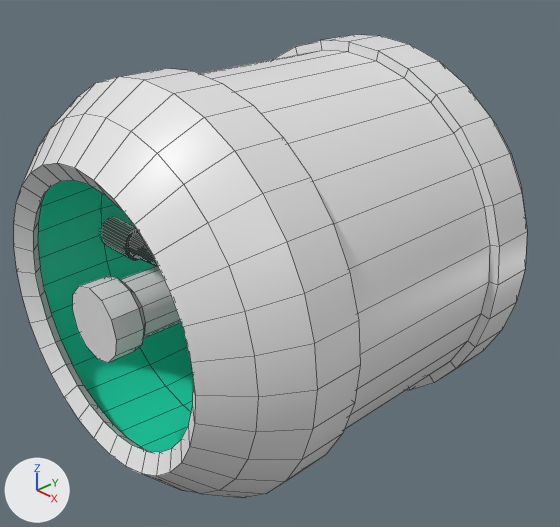
The Blender file models/station/station_habitat_large.blend as it was, and as the next commit left it.
Before and after are seen from a 50 mm camera at (4.87, -6.59, 3.14) aimed at (0.06, -2.02, -0.11). Arrows for +X, +Y and +Z are at lower left; the lights stay in place. Mesh edges are drawn as thin lines.
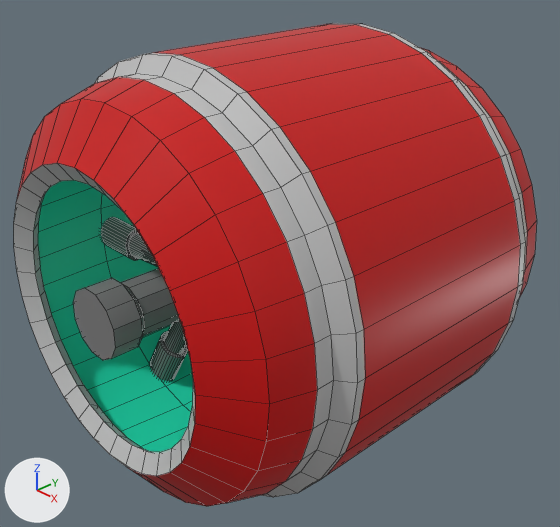
Where the change shows, as pixel boxes (x1, y1, x2, y2) in the pictures (560 x 527 px; the box of a moved part takes in the faces that stretch with it):
'Cylinder', recoloured, reshaped
    before: (14, 35, 527, 498)
    after: (14, 23, 536, 506)
part 1 of me_cylinder, moved or reshaped
    before: (73, 266, 180, 363)
    after: (73, 268, 180, 360)
part 2 of me_cylinder, moved or reshaped (not visible before)
    after: (150, 321, 188, 381)
part 3 of me_cylinder, moved or reshaped
    before: (491, 118, 526, 220)
    after: (421, 48, 536, 298)
part 4 of me_cylinder, moved or reshaped
    before: (22, 77, 317, 498)
    after: (16, 77, 317, 506)
part 5 of me_cylinder, built on
    before: (120, 35, 527, 481)
    after: (94, 23, 527, 497)
part 6 of me_cylinder, recoloured (white to grey)
    both: (14, 163, 195, 476)

The edits, one by one:
Material 'Material' (mat_material) changes colour from white #e7e7e7 to light grey #c0c0c0; in linear values from (0.8, 0.8, 0.8) to (0.528, 0.528, 0.528).
Material 'Material.005' (mat_material_005) is new.
Its base color is (0.613, 0.0, 0.0) (red #cd0000).
Its roughness is 0.4.
me_cylinder is used by ob_cylinder; location (0.0, 0.0, 0.0).
me_cylinder had 1736 vertices, 1598 faces and spanned x -1.83..1.83, y -4.0..0.0, z -1.83..1.83.
me_cylinder now has 2312 vertices, 2110 faces and spans x -1.96..1.96, y -4.0..0.0, z -1.96..1.96.
me_cylinder part 1: the loose piece of 168 vertices spanning x -0.32..0.32, y -4.0..0.0, z -0.32..0.32 is multiplied about its middle by the matrix ((0.915, 0.0, 0.245), (0.0, 1.0, 0.0), (-0.245, 0.0, 0.915)), in mat_material_002 (grey #7c7c7c).
me_cylinder part 2: the loose piece of 256 vertices spanning x -0.16..0.16, y -3.02..-2.78, z -1.61..1.61 is turned 30 degrees about the y axis through its middle.
Part 3, on me_cylinder:
32 vertices move from x -1.61..1.61, y -0.3, z -1.61..1.61 to x -1.72..1.72, y -0.3, z -1.72..1.72.
Part 4, on me_cylinder:
32 vertices move from x -1.61..1.61, y -3.7, z -1.61..1.61 to x -1.72..1.72, y -3.7, z -1.72..1.72.
Part 5, on me_cylinder:
32 faces are deleted.
32 vertices in x -1.83..1.83, y -1.1, z -1.83..1.83 move by (0.0, 0.29, 0.0).
32 vertices in x -1.83..1.83, y -2.9, z -1.83..1.83 move by (0.0, -0.29, 0.0).
64 vertices move from x -1.74..1.74, y -2.9..-1.1, z -1.74..1.74 to x -1.96..1.96, y -3.09..-0.91, z -1.96..1.96.
32 new vertices lie (0.0, -0.08, 0.0) away from vertices in x -1.74..1.74, y -1.1, z -1.74..1.74.
32 new vertices lie (0.0, 0.08, 0.0) away from vertices in x -1.74..1.74, y -2.9, z -1.74..1.74.
64 new faces join them, mat_material (light grey #c0c0c0).
32 new faces join them, mat_material_005 (red #cd0000).
me_cylinder part 6: 64 faces spanning x -1.3..1.3, y -4.0..0.0, z -1.3..1.3 switch from mat_material_003 (white #e7e7e7) to mat_material (light grey #c0c0c0).
me_cylinder now uses material mat_material_005 (red #cd0000).
